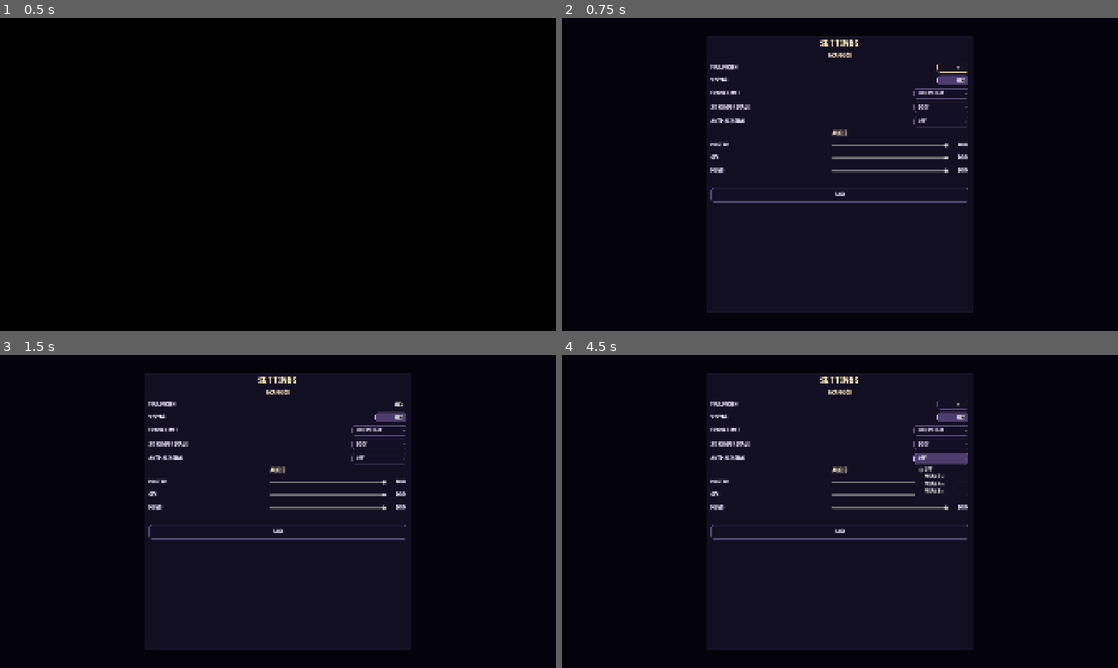
Above: before the commit, frames 1-4 (two rows, left to right).
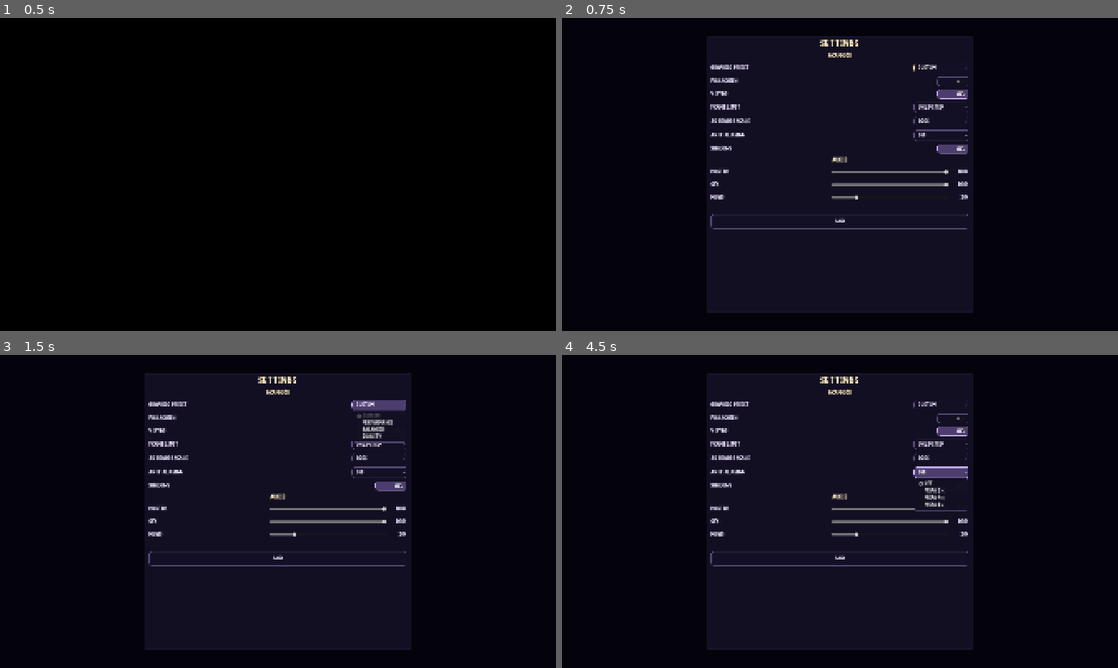
Above: after the commit, the same moments.

Repository: Dempsey845/moonlit-mayhem
Game: Godot game, scene res://MainMenu/main_menu.tscn
Two runs of this game, one before a commit and one after it. Both use one fixed random seed, a clock stepped at 60 frames per second and the inputs below.
Inputs (mouse positions are in pixels of both pictures, inside the frame that each line leads up to):
- Up to frame 1 (0.5 s): no input
- Up to frame 2 (0.75 s): click "Settings" at 0.5 s
- Up to frame 3 (1.5 s): click (389, 405) at 1.27 s
- Up to frame 4 (4.5 s): click (940, 405) at 2 s, where only the run after the commit has a clickable "Custom"; click "Unlimited" at 2.75 s; click "100%" at 3.5 s; click "Off" at 4.25 s

Frame 1 is identical in both runs. In frame 2, 3.2% of the frame differs, in the area x 26-73%, y 14-68%; in frame 3, 3.5%; in frame 4, 3.7%.

Commit message:
Small fixes for issues in web export.

Diff:
--- a/Ghost/ghost.tscn
+++ b/Ghost/ghost.tscn
@@ -179,6 +179,8 @@
 
 [node name="NavigationAgent3D" type="NavigationAgent3D" parent="." unique_id=61609250]
 avoidance_enabled = true
+neighbor_distance = 6.0
+max_neighbors = 4
 max_speed = 4.0
 avoidance_layers = 2
 avoidance_mask = 2
--- a/Ghost/ghost_death.gdshader
+++ b/Ghost/ghost_death.gdshader
@@ -1,7 +1,7 @@
 shader_type spatial;
 render_mode cull_disabled;
 
-instance uniform float death_progress : hint_range(0.0, 1.0) = 0.0;
+uniform float death_progress : hint_range(0.0, 1.0) = 0.0;
 uniform vec4 body_color : source_color = vec4(0.82, 0.95, 1.0, 1.0);
 uniform bool use_albedo_texture = false;
 uniform sampler2D albedo_texture : source_color, filter_linear_mipmap;
--- a/Ghost/ghost_visual.gd
+++ b/Ghost/ghost_visual.gd
@@ -3,6 +3,7 @@
 
 @onready var ghost_mesh: MeshInstance3D = $Cylinder
 @onready var animation_player: AnimationPlayer = %AnimationPlayer
+var death_material: ShaderMaterial
 
 var death_tween: Tween
 
@@ -10,12 +11,12 @@
     if death_tween:
         death_tween.kill()
 
-    ghost_mesh.set_instance_shader_parameter("death_progress", 0.0)
+    ghost_mesh.material_override.set_shader_parameter("death_progress", 0.0)
 
     death_tween = create_tween()
     death_tween.tween_method(
         func(value: float):
-            ghost_mesh.set_instance_shader_parameter("death_progress", value),
+            ghost_mesh.material_override.set_shader_parameter("death_progress", value),
         0.0,
         1.0,
         0.8
@@ -28,7 +29,7 @@
     if death_tween:
         death_tween.kill()
 
-    ghost_mesh.set_instance_shader_parameter("death_progress", 0.0)
+    ghost_mesh.material_override.set_shader_parameter("death_progress", 0.0)
 
 func play_attack_animation():
     animation_player.play("attack")
--- a/Ghost/ghost_visual.tscn
+++ b/Ghost/ghost_visual.tscn
@@ -7,8 +7,10 @@
 [ext_resource type="Texture2D" uid="uid://nhgr1t4pe7g6" path="res://Ghost/Ghost_Ghost_Normal.png" id="4_t215k"]
 
 [sub_resource type="ShaderMaterial" id="ShaderMaterial_n4hsr"]
+resource_local_to_scene = true
 render_priority = 0
 shader = ExtResource("2_8pvg6")
+shader_parameter/death_progress = 0.0
 shader_parameter/body_color = Color(1, 1, 1, 1)
 shader_parameter/use_albedo_texture = true
 shader_parameter/albedo_texture = ExtResource("3_8x6nh")
@@ -22,5 +24,5 @@
 [node name="GhostVisual" unique_id=1546254383 instance=ExtResource("1_jhyl4")]
 script = ExtResource("2_8x6nh")
 
-[node name="Cylinder" parent="." index="0" unique_id=188224111]
+[node name="Cylinder" parent="." index="0" unique_id=1631303642]
 material_override = SubResource("ShaderMaterial_n4hsr")
--- a/Graveyard/graveyard.tscn
+++ b/Graveyard/graveyard.tscn
@@ -57,8 +57,19 @@
 background_mode = 2
 sky = SubResource("Sky_puhq3")
 glow_enabled = true
+glow_intensity = 0.55
+glow_hdr_threshold = 1.15
+fog_mode = 1
+fog_light_color = Color(0.16, 0.14, 0.25, 1)
 fog_density = 0.0005
 fog_sky_affect = 0.02
+fog_depth_curve = 1.4
+fog_depth_end = 48.0
+volumetric_fog_density = 0.016
+volumetric_fog_albedo = Color(0.7, 0.75, 0.94, 1)
+volumetric_fog_length = 24.0
+volumetric_fog_sky_affect = 0.04
+volumetric_fog_temporal_reprojection_amount = 0.78
 
 [sub_resource type="NavigationMesh" id="NavigationMesh_xrivr"]
 vertices = PackedVector3Array(-15.148321, 0.39337635, -15.5, -14.898321, 0.39337635, -14.5, -14.398321, 0.39337635, -14 …(11015 unchanged characters)…
--- a/Moonlight/moonlight.gd
+++ b/Moonlight/moonlight.gd
@@ -38,6 +38,8 @@
 var starting_energy: float
 
 const MIN_ANGLE: float = 12.0
+
+var respawn_delay_increment: float = 0.25
 
 
 func _ready() -> void:
@@ -100,6 +102,10 @@
 		await get_tree().create_timer(
 			maxf(respawn_delay, 0.01)
 		).timeout
+
+		respawn_delay += respawn_delay_increment
+
+		respawn_delay = minf(respawn_delay, 10.0)
 
 
 func _fade_to(energy: float) -> void:
--- a/Settings/game_settings.gd
+++ b/Settings/game_settings.gd
@@ -1,7 +1,15 @@
 extends Node
 
 const SAVE_PATH = "user://moonlit_settings.cfg"
-var values: Dictionary = {"fullscreen": false, "vsync": true, "fps": 0, "scale": 1.0, "msaa": 0, "Master": 1.0, "SFX": 1.0, "Music": 1.0}
+const PRESETS := {
+	"performance": {"fps": 30, "scale": 0.65, "msaa": 0, "shadows": false},
+	"balanced": {"fps": 60, "scale": 0.85, "msaa": 0, "shadows": true},
+	"quality": {"fps": 60, "scale": 1.0, "msaa": 1, "shadows": true},
+}
+const EFFECT_DEFAULTS := {"shadows": true}
+const ORIGINAL_SHADOWS := &"_moonlit_original_shadows"
+
+var values: Dictionary = {"fullscreen": false, "vsync": true, "fps": 0, "scale": 1.0, "msaa": 0, "Master": 1.0, "SFX": 1.0, "Music": 0.2}
 var menu: CanvasLayer
 
 func _ready() -> void:
@@ -13,6 +21,10 @@
 			var index := AudioServer.bus_count - 1
 			AudioServer.set_bus_name(index, bus_name)
 			AudioServer.set_bus_send(index, "Master")
+
+	values.merge(EFFECT_DEFAULTS)
+	if OS.has_feature("web"):
+		values.merge(PRESETS["balanced"], true)
 
 	var config := ConfigFile.new()
 	if config.load(SAVE_PATH) == OK:
@@ -29,22 +41,72 @@
 		values[bus_name] = clampf(float(values[bus_name]), 0.0, 1.0)
 
 	apply_all()
+	get_tree().scene_changed.connect(_apply_scene_graphics)
+	_apply_scene_graphics.call_deferred()
+
+func set_graphics_preset(preset: String) -> void:
+	if PRESETS.has(preset):
+		values.merge(PRESETS[preset], true)
+		_apply_graphics()
+
+func get_graphics_preset() -> String:
+	for preset: String in PRESETS:
+		var matches := true
+		for key: String in PRESETS[preset]:
+			if values[key] != PRESETS[preset][key]:
+				matches = false
+				break
+		if matches:
+			return preset
+	return "custom"
 
 func set_setting(key: String, value: Variant) -> void:
 	if not values.has(key):
 		return
 	values[key] = value
-	apply_all()
+	if key == "fullscreen" or key == "vsync":
+		_apply_display(true)
+	elif key in ["Master", "SFX", "Music"]:
+		_apply_audio()
+	else:
+		_apply_graphics()
 
 func apply_all() -> void:
-	if DisplayServer.get_name() != "headless":
-		DisplayServer.window_set_mode(DisplayServer.WINDOW_MODE_FULLSCREEN if values["fullscreen"] else DisplayServer.WINDOW_MODE_WINDOWED)
+	_apply_display()
+	_apply_graphics()
+	_apply_audio()
+
+func _apply_display(from_menu: bool = false) -> void:
+	if DisplayServer.get_name() == "headless":
+		return
+
+	var mode := DisplayServer.WINDOW_MODE_FULLSCREEN if values["fullscreen"] else DisplayServer.WINDOW_MODE_WINDOWED
+	if (from_menu or not OS.has_feature("web")) and DisplayServer.window_get_mode() != mode:
+		DisplayServer.window_set_mode(mode)
+	if not OS.has_feature("web"):
 		DisplayServer.window_set_vsync_mode(DisplayServer.VSYNC_ENABLED if values["vsync"] else DisplayServer.VSYNC_DISABLED)
 
+func _apply_graphics() -> void:
 	Engine.max_fps = int(values["fps"])
-	get_tree().root.scaling_3d_scale = float(values["scale"])
-	get_tree().root.msaa_3d = int(values["msaa"])
+	var viewport := get_tree().root
+	if OS.has_feature("web"):
+		viewport.scaling_3d_mode = Viewport.SCALING_3D_MODE_BILINEAR
+	viewport.scaling_3d_scale = float(values["scale"])
+	viewport.msaa_3d = int(values["msaa"])
+	_apply_scene_graphics()
 
+func _apply_scene_graphics() -> void:
+	var scene := get_tree().current_scene
+	if scene == null:
+		return
+
+	for node in scene.find_children("*", "Light3D", true, false):
+		var light := node as Light3D
+		if not light.has_meta(ORIGINAL_SHADOWS):
+			light.set_meta(ORIGINAL_SHADOWS, light.shadow_enabled)
+		light.shadow_enabled = bool(values["shadows"]) and bool(light.get_meta(ORIGINAL_SHADOWS))
+
+func _apply_audio() -> void:
 	for bus_name in ["Master", "SFX", "Music"]:
 		var index := AudioServer.get_bus_index(bus_name)
 		if index >= 0:
--- a/Settings/settings_menu.gd
+++ b/Settings/settings_menu.gd
@@ -1,6 +1,12 @@
 extends CanvasLayer
 
 signal closed
+
+const PRESETS := ["custom", "performance", "balanced", "quality"]
+const FPS_OPTIONS := [0, 30, 60, 120, 144]
+const SCALE_OPTIONS := [0.5, 0.65, 0.75, 0.85, 1.0]
+const MSAA_OPTIONS := [0, 1, 2, 3]
+const EFFECT_ROWS := {"ShadowsRow": "shadows"}
 
 var settings: Node
 var was_paused: bool
@@ -31,26 +37,57 @@
 	UISounds.bind_controls(self)
 
 func _bind_controls() -> void:
-	_bind_toggle(content.get_node("FullscreenRow/Control"), "fullscreen")
+	var preset: OptionButton = content.get_node("PresetRow/Control")
+	preset.set_item_disabled(0, true)
+	preset.item_selected.connect(func(index: int):
+		settings.set_graphics_preset(PRESETS[index])
+		_refresh_graphics()
+	)
+
+	var fullscreen: CheckButton = content.get_node("FullscreenRow/Control")
+	_bind_toggle(fullscreen, "fullscreen")
+	if OS.has_feature("web"):
+		fullscreen.set_pressed_no_signal(DisplayServer.window_get_mode() == DisplayServer.WINDOW_MODE_FULLSCREEN)
+	content.get_node("VSyncRow").visible = not OS.has_feature("web")
 	_bind_toggle(content.get_node("VSyncRow/Control"), "vsync")
-	_bind_option(content.get_node("FPSRow/Control"), "fps", [0, 30, 60, 120, 144])
-	_bind_option(content.get_node("ScaleRow/Control"), "scale", [0.5, 0.75, 1.0])
-	_bind_option(content.get_node("MSAARow/Control"), "msaa", [0, 1, 2, 3])
+	_bind_option(content.get_node("FPSRow/Control"), "fps", FPS_OPTIONS)
+	_bind_option(content.get_node("ScaleRow/Control"), "scale", SCALE_OPTIONS)
+	_bind_option(content.get_node("MSAARow/Control"), "msaa", MSAA_OPTIONS)
+	for row: String in EFFECT_ROWS:
+		_bind_toggle(content.get_node(row + "/Control"), EFFECT_ROWS[row])
+	_refresh_graphics()
 
 	for bus_name in ["Master", "SFX", "Music"]:
 		var row := content.get_node(bus_name + "Row")
 		_bind_volume(row.get_node("Control"), row.get_node("Amount"), bus_name)
 
 	content.get_node("Back").pressed.connect(_close)
-	content.get_node("FullscreenRow/Control").grab_focus()
+	preset.grab_focus()
 
 func _bind_toggle(toggle: CheckButton, key: String) -> void:
 	toggle.set_pressed_no_signal(bool(settings.values[key]))
-	toggle.toggled.connect(func(value: bool): settings.set_setting(key, value))
+	toggle.toggled.connect(func(value: bool):
+		settings.set_setting(key, value)
+		_refresh_preset()
+	)
 
 func _bind_option(option: OptionButton, key: String, choices: Array) -> void:
-	option.select(maxi(choices.find(settings.values[key]), 0))
-	option.item_selected.connect(func(index: int): settings.set_setting(key, choices[index]))
+	option.item_selected.connect(func(index: int):
+		settings.set_setting(key, choices[index])
+		_refresh_preset()
+	)
+
+func _refresh_graphics() -> void:
+	content.get_node("FPSRow/Control").select(FPS_OPTIONS.find(settings.values["fps"]))
+	content.get_node("ScaleRow/Control").select(SCALE_OPTIONS.find(settings.values["scale"]))
+	content.get_node("MSAARow/Control").select(MSAA_OPTIONS.find(settings.values["msaa"]))
+	for row: String in EFFECT_ROWS:
+		var toggle: CheckButton = content.get_node(row + "/Control")
+		toggle.set_pressed_no_signal(settings.values[EFFECT_ROWS[row]])
+	_refresh_preset()
+
+func _refresh_preset() -> void:
+	content.get_node("PresetRow/Control").select(PRESETS.find(settings.get_graphics_preset()))
 
 func _bind_volume(slider: HSlider, amount: Label, bus_name: String) -> void:
 	slider.set_value_no_signal(float(settings.values[bus_name]) * 100.0)
--- a/Settings/settings_menu.tscn
+++ b/Settings/settings_menu.tscn
@@ -98,6 +98,7 @@
 
 [node name="Scroll" type="ScrollContainer" parent="Margin/Panel" unique_id=1659765312]
 layout_mode = 2
+follow_focus = true
 horizontal_scroll_mode = 0
 
 [node name="Content" type="VBoxContainer" parent="Margin/Panel/Scroll" unique_id=341824541]
@@ -119,6 +120,29 @@
 theme_override_font_sizes/font_size = 22
 text = "GRAPHICS"
 horizontal_alignment = 1
+
+[node name="PresetRow" type="HBoxContainer" parent="Margin/Panel/Scroll/Content" unique_id=342613736]
+layout_mode = 2
+theme_override_constants/separation = 16
+
+[node name="Label" type="Label" parent="Margin/Panel/Scroll/Content/PresetRow" unique_id=1837350163]
+layout_mode = 2
+size_flags_horizontal = 3
+text = "Graphics preset"
+
+[node name="Control" type="OptionButton" parent="Margin/Panel/Scroll/Content/PresetRow" unique_id=692855152]
+custom_minimum_size = Vector2(190, 0)
+layout_mode = 2
+tooltip_text = "Choose a preset or adjust the individual settings."
+item_count = 4
+popup/item_0/text = "Custom"
+popup/item_0/id = 0
+popup/item_1/text = "Performance"
+popup/item_1/id = 1
+popup/item_2/text = "Balanced"
+popup/item_2/id = 2
+popup/item_3/text = "Quality"
+popup/item_3/id = 3
 
 [node name="FullscreenRow" type="HBoxContainer" parent="Margin/Panel/Scroll/Content" unique_id=73354318]
 layout_mode = 2
@@ -185,13 +209,17 @@
 custom_minimum_size = Vector2(190, 0)
 layout_mode = 2
 selected = 1
-item_count = 3
+item_count = 5
 popup/item_0/text = "50%"
 popup/item_0/id = 0
-popup/item_1/text = "75%"
+popup/item_1/text = "65%"
 popup/item_1/id = 1
-popup/item_2/text = "100%"
+popup/item_2/text = "75%"
 popup/item_2/id = 2
+popup/item_3/text = "85%"
+popup/item_3/id = 3
+popup/item_4/text = "100%"
+popup/item_4/id = 4
 
 [node name="MSAARow" type="HBoxContainer" parent="Margin/Panel/Scroll/Content" unique_id=1110788654]
 layout_mode = 2
@@ -216,6 +244,20 @@
 popup/item_3/text = "MSAA 8×"
 popup/item_3/id = 3
 
+[node name="ShadowsRow" type="HBoxContainer" parent="Margin/Panel/Scroll/Content" unique_id=792861894]
+layout_mode = 2
+theme_override_constants/separation = 16
+
+[node name="Label" type="Label" parent="Margin/Panel/Scroll/Content/ShadowsRow" unique_id=28888796]
+layout_mode = 2
+size_flags_horizontal = 3
+text = "Shadows"
+
+[node name="Control" type="CheckButton" parent="Margin/Panel/Scroll/Content/ShadowsRow" unique_id=323712026]
+custom_minimum_size = Vector2(110, 0)
+layout_mode = 2
+tooltip_text = "Toggle shadows cast by scene lights."
+
 [node name="AudioHeading" type="Label" parent="Margin/Panel/Scroll/Content" unique_id=903885931]
 layout_mode = 2
 theme_override_colors/font_color = Color(0.98, 0.91, 0.73, 1)
--- a/Shrine/shrine_visual.gd
+++ b/Shrine/shrine_visual.gd
@@ -24,6 +24,10 @@
 var fill_max_y: float = 0.1
 
 var _shrine_light_tween: Tween
+
+func _ready() -> void:
+	ghost_amount_label.visible = false
+	ghost_icon.visible = false
 
 func show_outline(duration: float = 0.2) -> void:
 	_set_outline_strength(1.0, duration)
@@ -64,6 +68,8 @@
 	if amount_tween:
 		amount_tween.kill()
 
+	ghost_amount_label.visible = true
+
 	amount_tween = create_tween()
 	amount_tween.set_trans(Tween.TRANS_SINE)
 	amount_tween.set_ease(Tween.EASE_IN_OUT)
@@ -74,11 +80,18 @@
 		ghost_amount_label.transparency,
 		target,
 		duration
+	).finished.connect(func():
+		if ghost_amount_label.transparency <= 0:
+			ghost_amount_label.visible = true
+		else:
+			ghost_amount_label.visible = false
 	)
 
 func _set_icon_transparency(target: float, duration: float) -> void:
 	if icon_tween:
 		icon_tween.kill()
+
+	ghost_icon.visible = true
 
 	icon_tween = create_tween()
 	icon_tween.set_trans(Tween.TRANS_SINE)
@@ -90,6 +103,11 @@
 		ghost_icon.transparency,
 		target,
 		duration
+	).finished.connect(func():
+		if ghost_icon.transparency <= 0:
+			ghost_icon.visible = true
+		else:
+			ghost_icon.visible = false
 	)
 
 func set_ghost_amount_label(cost: int):
--- a/Systems/upgrade_manager.gd
+++ b/Systems/upgrade_manager.gd
@@ -20,7 +20,7 @@
 		"function_arguments": [1, true],
 		"target_node": player_health,
 		"initial_cost": 2,
-		"cost_increase": 2
+		"cost_increase": 4
 	},
 	UpgradeType.Speed: {
 		"max_upgrades": 5,
@@ -28,19 +28,19 @@
 		"property_name": &"speed",
 		"target_node": player,
 		"initial_cost": 3,
-		"cost_increase": 3
+		"cost_increase": 5
 	},
 	UpgradeType.Duration: {
-		"max_upgrades": 5,
-		"increase": 2,
+		"max_upgrades": 10,
+		"increase": 1,
 		"property_name": &"shrink_duration",
 		"target_node": moonlight,
 		"initial_cost": 2,
-		"cost_increase": 2
+		"cost_increase": 3
 	},
 	UpgradeType.Angle: {
-		"max_upgrades": 5,
-		"increase": 5,
+		"max_upgrades": 12,
+		"increase": 2,
 		"property_name": &"starting_angle",
 		"target_node": moonlight,
 		"initial_cost": 2,
Not shown, added: export_presets.cfg
